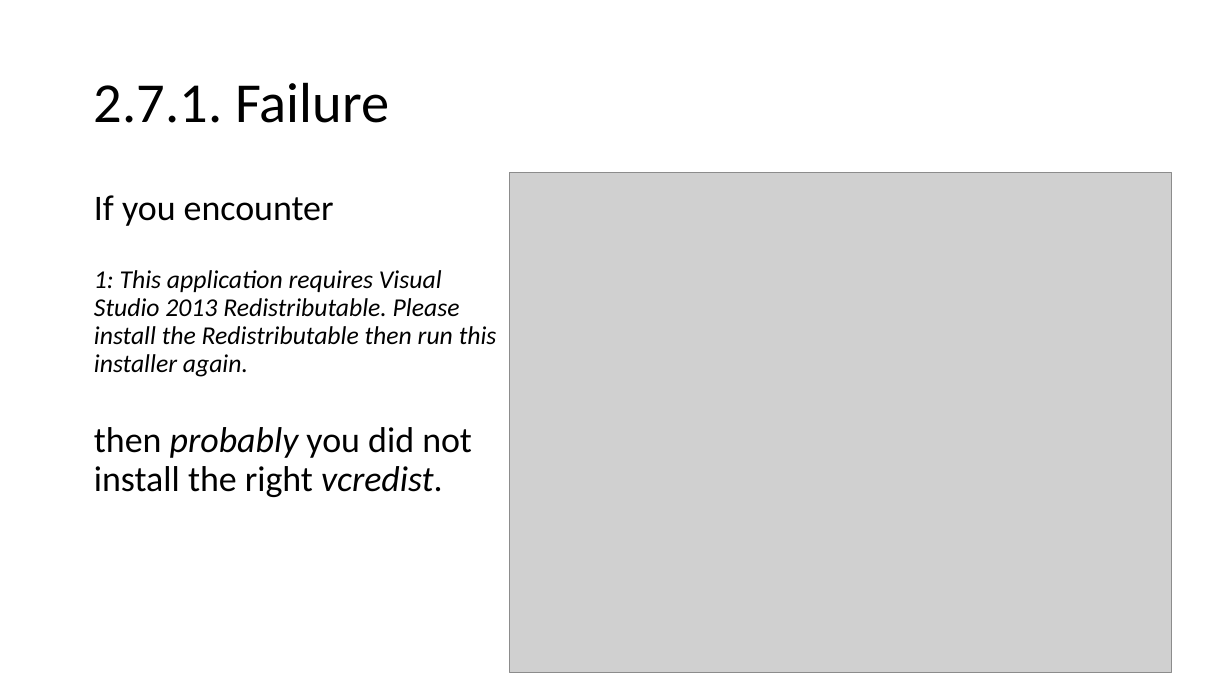
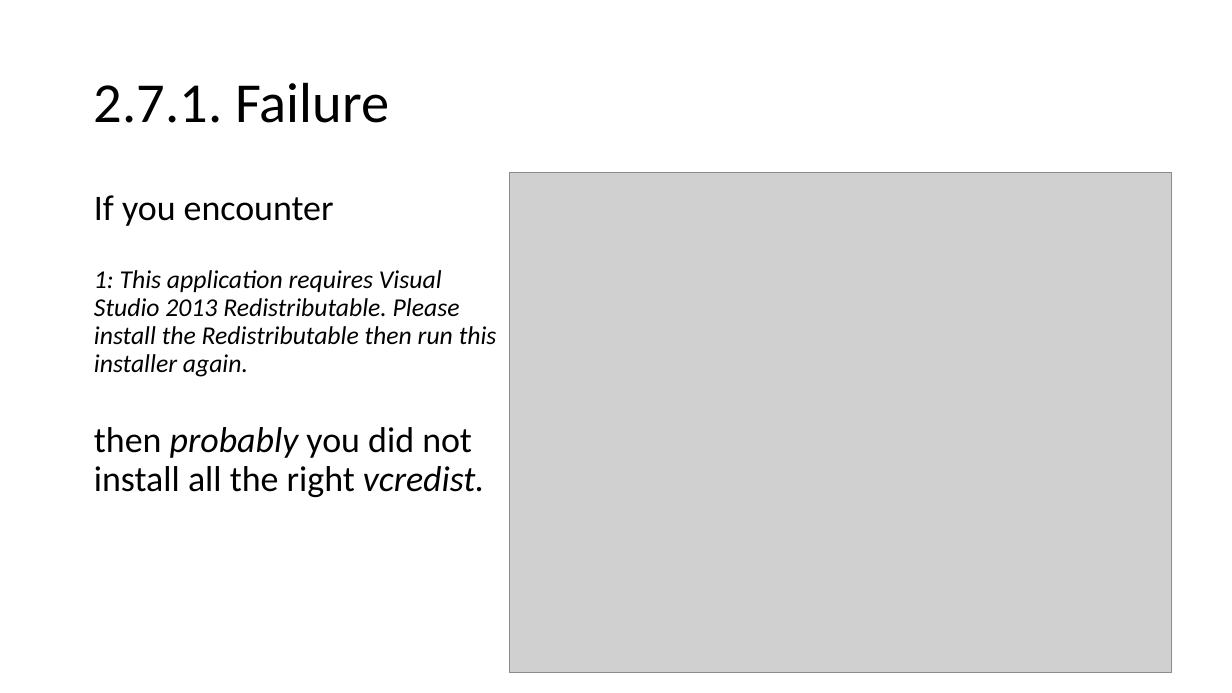
Before and after one commit to aolins/pbc, a slide deck: slide 14 of javadb/resources/Installing MySQL .pptx. Drawn at 1232x693 pixels with LibreOffice and Linux fonts; fonts in the diff are those of the drawing; grey boxes stand for pictures. Boxes give left, top, right and bottom in pixels: in the first picture for what was removed or moved away, otherwise in the second. Text is boxed around its words. In the diff, an @@ line names an element or a change of style, - is before the commit and + after.

Commit message:
Updated the MySQL Installation instruction.

```diff
--- a/javadb/resources/Installing MySQL .pptx
+++ b/javadb/resources/Installing MySQL .pptx
@@ text at [94,427,485,497]: text changed @@
-then probably you did not install the right vcredist.
+then probably you did not install all the right vcredist.
```
Also in this commit, not shown: 12 other slides changed, 1 slide added, 2 slides removed.
